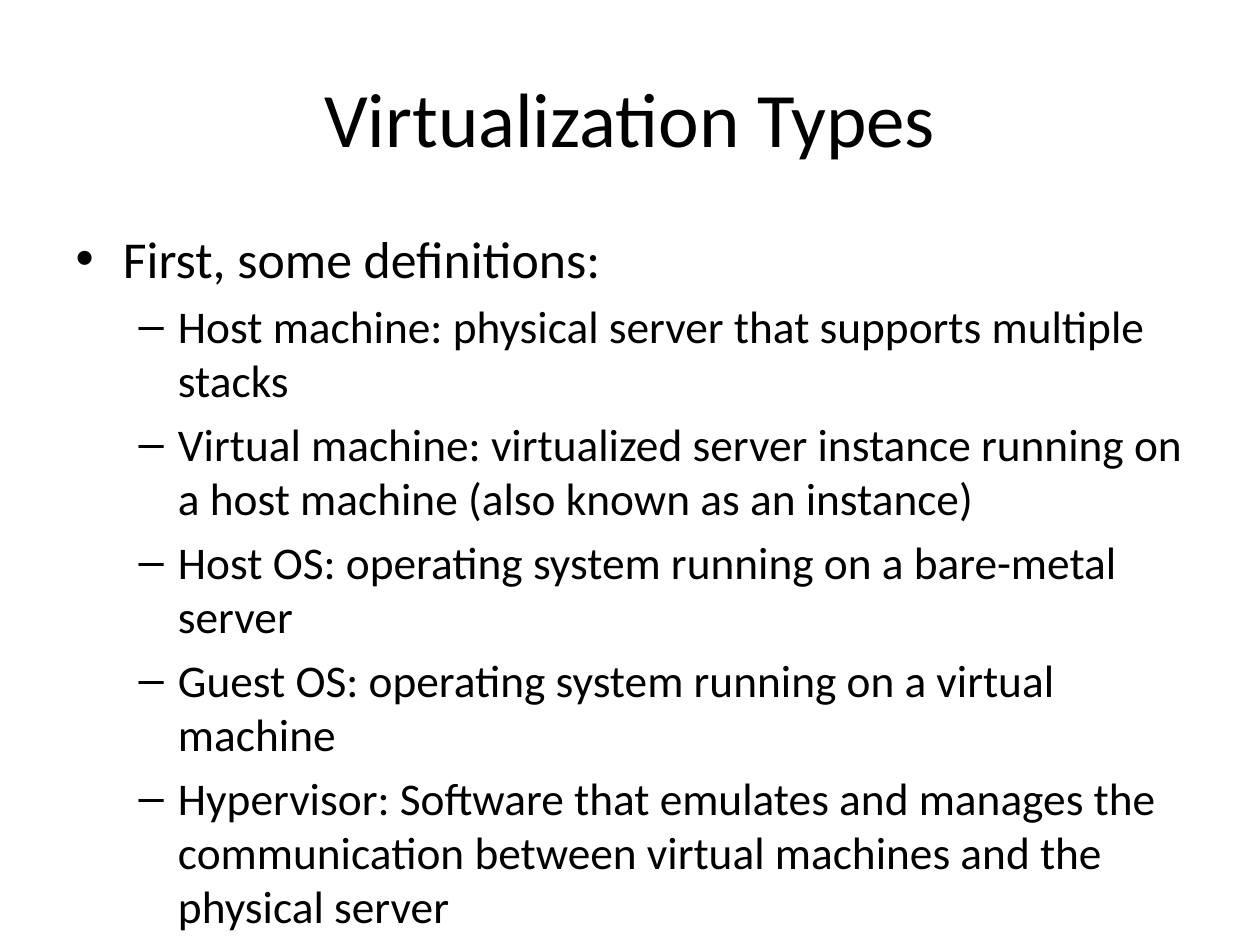
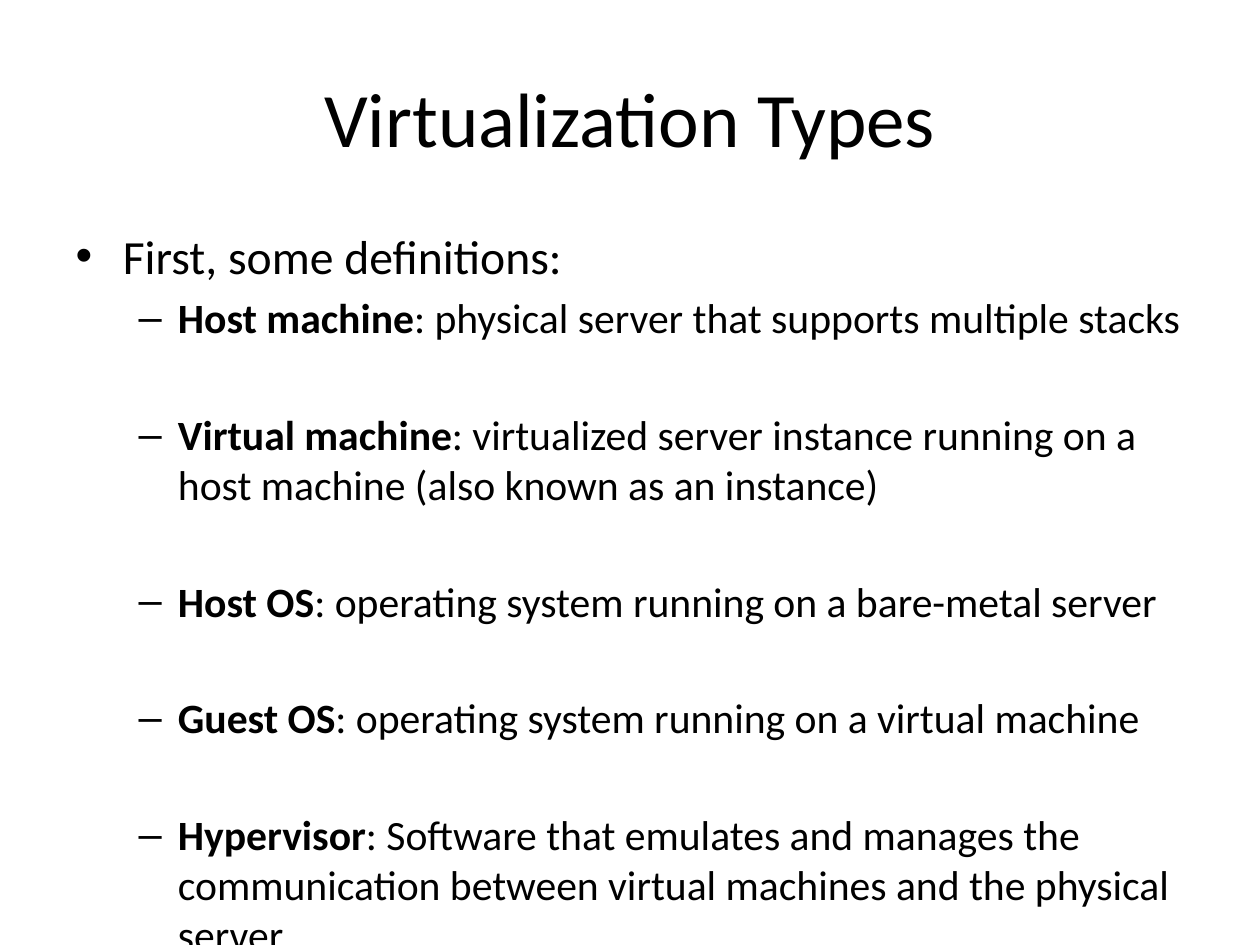
Before and after one commit to jasondbaker/infrastructure-class, a slide deck: slide 36 of lectures/infrastructure-week-3.pptx. Drawn at 1260x945 pixels with LibreOffice and Linux fonts; fonts in the diff are those of the drawing. Boxes give left, top, right and bottom in pixels: in the first picture for what was removed or moved away, otherwise in the second. Text is boxed around its words. In the diff, an @@ line names an element or a change of style, - is before the commit and + after.

```diff
--- a/lectures/infrastructure-week-3.pptx
+++ b/lectures/infrastructure-week-3.pptx
@@ text "First, some definitions:" at (123,241,1180,907): size 29.6 to 27.2 pt in "First, some definitions:"; size 25.9 to 23.8 pt; bold on in "Host machine:", "Virtual machine:", "Host OS:", "Guest OS:" and 1 more places @@
```
Also in this commit, not shown: 10 other slides changed, 1 slide added, 2 other files.
